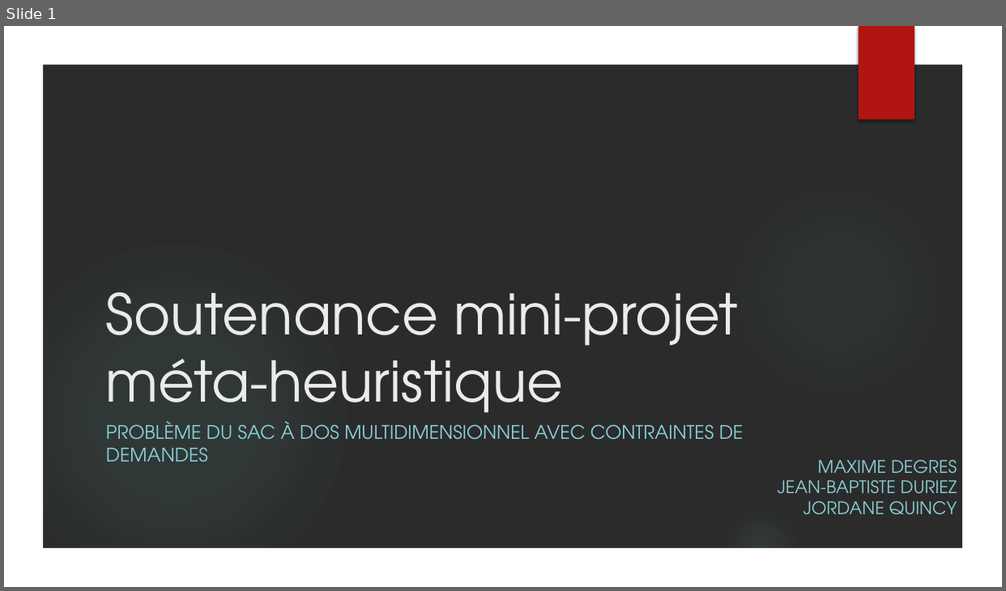
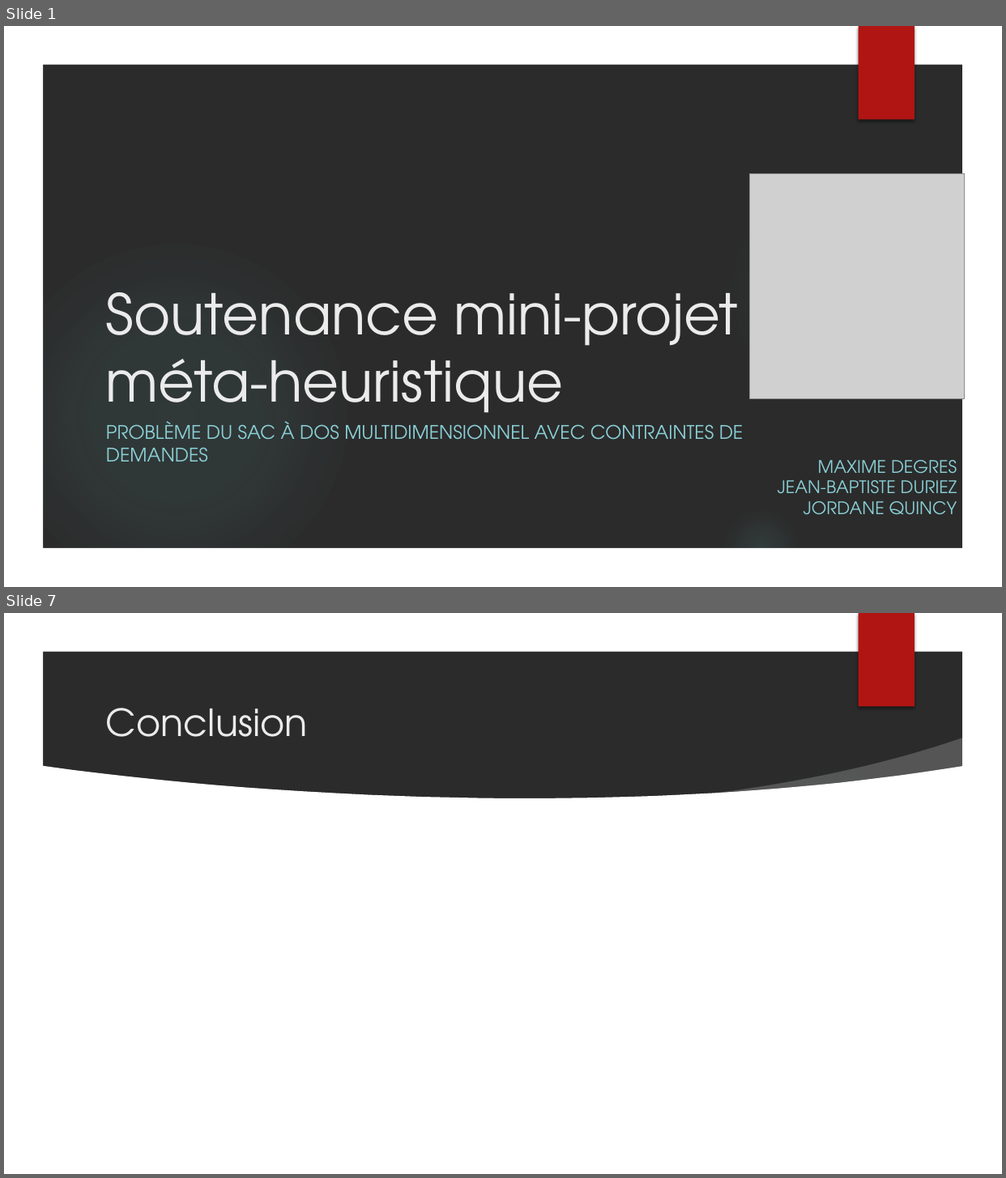
Before and after one commit to jordane-quincy/M2_MetaHeuristique, a slide deck: TP/Soutenance.pptx. Shown one above the other, each under a label of ours: slide 1 before the commit, slides 1 and 7 after it; the slides between them are not shown. The pictures are 1006x591 and 1006x1178 pixels, drawn with LibreOffice and Linux fonts; fonts in the diff are those of the drawing; grey boxes stand for pictures; background and template pictures are left out; a plain dark background stands for a picture behind light text. Boxes give left, top, right and bottom in pixels: in the first picture for what was removed or moved away, otherwise in the second. Text is boxed around its words. In the diff, an @@ line names an element or a change of style, - is before the commit and + after.

```diff
--- a/TP/Soutenance.pptx
+++ b/TP/Soutenance.pptx
@@ slide 7 added at (4, 613, 1002, 1174), background picture (left out); not listed: 5 template elements that a slide beside it also shows @@
@@ title added at (106, 708, 308, 737), 36 pt, text #EBEBEB @@
+Conclusion
@@ freeform shape added at (698, 738, 971, 820), fill #FFFFFF at 20% opacity @@
@@ freeform shape added at (41, 766, 965, 1137), fill #FFFFFF @@
@@ slide 1 changed as well @@
@@ picture added at (750, 173, 965, 399) @@
```
Also in this commit, not shown: 5 other slides added.
